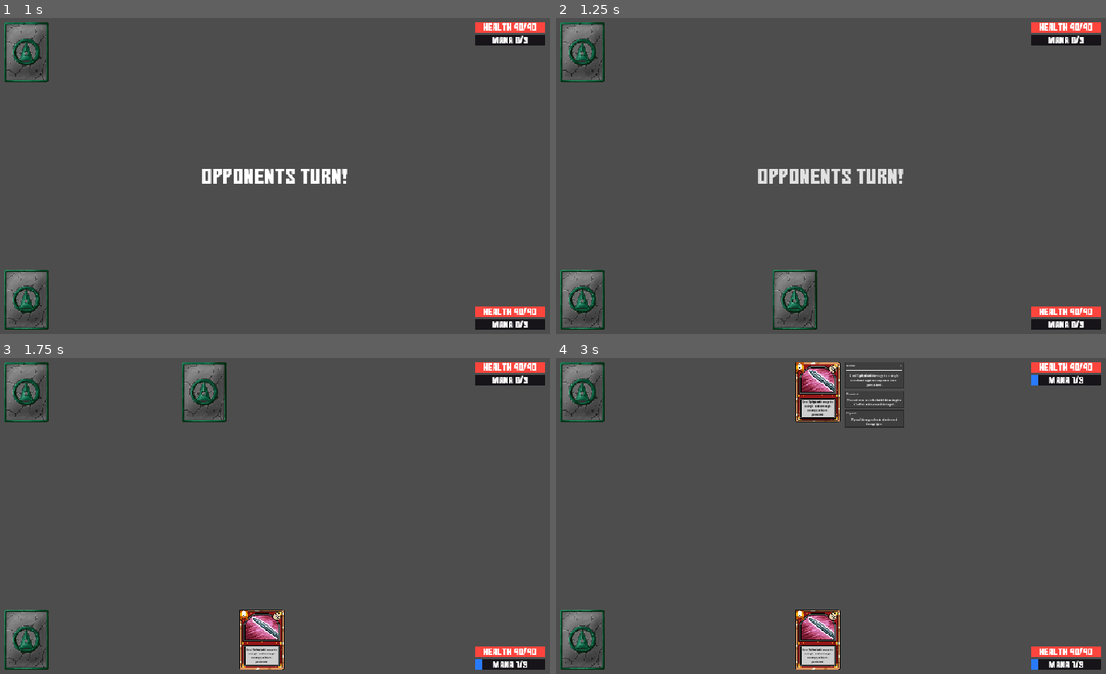
Above: before the commit, frames 1-4 (two rows, left to right).
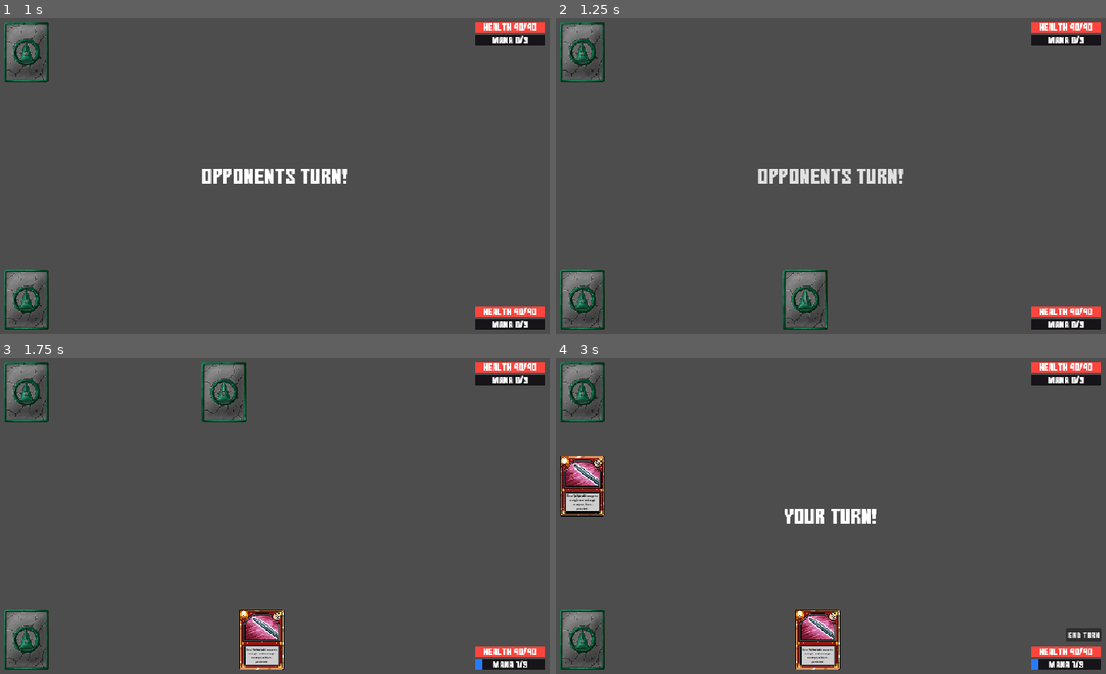
Above: after the commit, the same moments.

Repository: kieranlavelle/pixadeck
Game: Godot game, scene res://main/main.tscn
Same seed, same stepped clock (60 frames per second), same inputs: the game is played once before the commit and once after it.
Inputs (mouse positions are in pixels of both pictures, inside the frame that each line leads up to):
- Up to frame 1 (1 s): click "End Turn" at 0.5 s
- Up to frame 2 (1.25 s): no input
- Up to frame 3 (1.75 s): move the mouse to (401, 500) at 1.27 s; press the mouse at (401, 500) at 1.28 s
- Up to frame 4 (3 s): release the mouse at (957, 500) at 2 s; drag from (820, 639) to (803, 579) at 2.02 s; move the mouse to (820, 392) at 2.77 s; press the mouse at (820, 392) at 2.78 s

Frame 1 is identical in both runs. In frame 2, 1.1% of the frame differs, in the area x 39-50%, y 79-99%; in frame 3, 1.4%; in frame 4, 4.2%, in the area x 0-100%, y 1-90%.

Commit message:
Current prototype for card status

Diff:
--- a/src/battle/battle_context.gd
+++ b/src/battle/battle_context.gd
@@ -106,6 +106,8 @@
 	)
 
 	# find all cards with a status and remove them or decrement
-	# their duration.
+	# their duration for cards owned by the owner. This is important
+	# if you play a card that applies a status to their cards, they
+	# will lower theirs on their turn.
 	for card in cards:
-		card.card_status_holder.decrement_statuses()
+		card.card_status_holder.decrement_statuses(event)
--- a/src/battle/events/battle_event_queue.gd
+++ b/src/battle/events/battle_event_queue.gd
@@ -29,10 +29,8 @@
 
 
 func _resolve_event(event: BattleEvent) -> void:
+
 	for card in battle_context.get_active_cards(event):
-
-		if event.type == BattleEventType.TURN_ENDED:
-			battle_context.expire_card_statuses_for_owner(event)
 
 		for effect in card.card_data.effects:
 			# use a closure system here to disallow everything first
@@ -48,5 +46,8 @@
 			# effect can proceed
 			await effect.resolve(event, battle_context, card)
 
+	# tick statu's at turn end and after all other effects
+	if event.type == BattleEventType.TURN_ENDED:
+		battle_context.expire_card_statuses_for_owner(event)
+
 	print("Resolving event: ", event.type)
-	await get_tree().process_frame
--- a/src/card/resources/actions/apply_status_action.gd
+++ b/src/card/resources/actions/apply_status_action.gd
@@ -15,6 +15,6 @@
 		instance.applier = source
 		instance.host = target
 
-		instance.remaining_turns = 1 if status.duration == null else status.duration
+		instance.remaining_turns = status.duration
 
 		target.add_status(instance)
--- a/src/card/resources/cards/dome.tres
+++ b/src/card/resources/cards/dome.tres
@@ -22,7 +22,7 @@
 [sub_resource type="Resource" id="Resource_nssry"]
 script = ExtResource("6_xey0f")
 display_name = "stagger"
-duration = 2
+duration = 1
 metadata/_custom_type_script = "uid://byf1l8hddag4e"
 
 [sub_resource type="Resource" id="Resource_dt5gu"]
--- a/src/card/resources/cards/strike.tres
+++ b/src/card/resources/cards/strike.tres
@@ -1,64 +1,64 @@
 [gd_resource type="Resource" script_class="CardData" format=3 uid="uid://c7ib0x1vjkvrj"]
 
-[ext_resource type="Texture2D" uid="uid://dr2xuam6pmiab" path="res://assets/card_components/fire-texture-background.png" id="1_7cykr"]
-[ext_resource type="Script" uid="uid://c4otee18fs8or" path="res://src/card/resources/effect_data.gd" id="1_befcr"]
-[ext_resource type="Script" uid="uid://by78ddj4qp3w6" path="res://src/card/card_data.gd" id="1_qcscg"]
-[ext_resource type="Texture2D" uid="uid://bavkmf87xe3ju" path="res://assets/card_components/bronze-border.png" id="2_raic2"]
-[ext_resource type="Script" uid="uid://bslnyll8l7ne1" path="res://src/card/resources/types/selector_action_pair.gd" id="4_42kfe"]
-[ext_resource type="Script" uid="uid://boodsla6rwx02" path="res://src/card/resources/targeting/random_enemy_selector.gd" id="5_65w8k"]
-[ext_resource type="Texture2D" uid="uid://buf7epf87y72v" path="res://assets/card_components/bronze-flag.png" id="6_5uutn"]
-[ext_resource type="Script" uid="uid://dnmqqedo4u5ol" path="res://src/card/resources/keywords/keyword_data.gd" id="6_102ov"]
-[ext_resource type="Texture2D" uid="uid://dtkwemx52jh7g" path="res://assets/card_components/Icon25.png" id="6_raic2"]
-[ext_resource type="Resource" uid="uid://foqmfbuhhu3q" path="res://src/card/resources/keywords/persistent.tres" id="7_3c1pv"]
-[ext_resource type="Texture2D" uid="uid://bq8g60i21s8uq" path="res://assets/card_components/silver-inner-border.png" id="7_gyt0l"]
-[ext_resource type="Texture2D" uid="uid://cw5ql15j0rfag" path="res://assets/card_components/1-mana.png" id="8_d6gd4"]
-[ext_resource type="Resource" uid="uid://cwdfydpfiujmo" path="res://src/card/resources/keywords/physical_damage.tres" id="8_nd6yx"]
-[ext_resource type="Script" uid="uid://ct7d5s6hb5d40" path="res://src/card/resources/trigger_filters/trigger_filter.gd" id="9_bkahc"]
-[ext_resource type="Script" uid="uid://cyfy7740gqrhi" path="res://src/card/resources/trigger_filters/not_own_source_card.gd" id="10_42kfe"]
-[ext_resource type="Texture2D" uid="uid://clak0olg4ou31" path="res://assets/card_components/silver-medium-title.png" id="10_8835c"]
-[ext_resource type="Texture2D" uid="uid://bdlvgujlinu8n" path="res://assets/card_components/sword-type.png" id="11_42kfe"]
-[ext_resource type="Script" uid="uid://2wp824qm8k6b" path="res://src/card/resources/actions/deal_damage_action.gd" id="12_65w8k"]
+[ext_resource type="Texture2D" uid="uid://dr2xuam6pmiab" path="res://assets/card_components/fire-texture-background.png" id="1_1jv8g"]
+[ext_resource type="Texture2D" uid="uid://bavkmf87xe3ju" path="res://assets/card_components/bronze-border.png" id="2_q0lw0"]
+[ext_resource type="Script" uid="uid://c4otee18fs8or" path="res://src/card/resources/effect_data.gd" id="3_e8clm"]
+[ext_resource type="Script" uid="uid://bslnyll8l7ne1" path="res://src/card/resources/types/selector_action_pair.gd" id="4_igsjf"]
+[ext_resource type="Script" uid="uid://2wp824qm8k6b" path="res://src/card/resources/actions/deal_damage_action.gd" id="5_tcge0"]
+[ext_resource type="Script" uid="uid://boodsla6rwx02" path="res://src/card/resources/targeting/random_enemy_selector.gd" id="6_ys0m8"]
+[ext_resource type="Script" uid="uid://dnmqqedo4u5ol" path="res://src/card/resources/keywords/keyword_data.gd" id="7_sds1f"]
+[ext_resource type="Resource" uid="uid://foqmfbuhhu3q" path="res://src/card/resources/keywords/persistent.tres" id="8_0sslk"]
+[ext_resource type="Resource" uid="uid://cwdfydpfiujmo" path="res://src/card/resources/keywords/physical_damage.tres" id="9_20avx"]
+[ext_resource type="Script" uid="uid://ct7d5s6hb5d40" path="res://src/card/resources/trigger_filters/trigger_filter.gd" id="10_2akky"]
+[ext_resource type="Script" uid="uid://cyfy7740gqrhi" path="res://src/card/resources/trigger_filters/not_own_source_card.gd" id="11_gttbi"]
+[ext_resource type="Texture2D" uid="uid://buf7epf87y72v" path="res://assets/card_components/bronze-flag.png" id="12_jeskh"]
+[ext_resource type="Texture2D" uid="uid://dtkwemx52jh7g" path="res://assets/card_components/Icon25.png" id="13_0bjne"]
+[ext_resource type="Texture2D" uid="uid://bq8g60i21s8uq" path="res://assets/card_components/silver-inner-border.png" id="14_2n0px"]
+[ext_resource type="Texture2D" uid="uid://cw5ql15j0rfag" path="res://assets/card_components/1-mana.png" id="15_wx71x"]
+[ext_resource type="Script" uid="uid://by78ddj4qp3w6" path="res://src/card/card_data.gd" id="16_82qmo"]
+[ext_resource type="Texture2D" uid="uid://clak0olg4ou31" path="res://assets/card_components/silver-medium-title.png" id="17_yl863"]
+[ext_resource type="Texture2D" uid="uid://bdlvgujlinu8n" path="res://assets/card_components/sword-type.png" id="18_2fwrd"]
 
 [sub_resource type="Resource" id="Resource_damage_action"]
-script = ExtResource("12_65w8k")
+script = ExtResource("5_tcge0")
 metadata/_custom_type_script = "uid://2wp824qm8k6b"
 
 [sub_resource type="Resource" id="Resource_7j0ai"]
-script = ExtResource("5_65w8k")
+script = ExtResource("6_ys0m8")
 metadata/_custom_type_script = "uid://boodsla6rwx02"
 
 [sub_resource type="Resource" id="Resource_selector_action"]
-script = ExtResource("4_42kfe")
+script = ExtResource("4_igsjf")
 selector = SubResource("Resource_7j0ai")
 action = SubResource("Resource_damage_action")
 metadata/_custom_type_script = "uid://bslnyll8l7ne1"
 
 [sub_resource type="Resource" id="Resource_aota0"]
-script = ExtResource("10_42kfe")
+script = ExtResource("11_gttbi")
 metadata/_custom_type_script = "uid://cyfy7740gqrhi"
 
 [sub_resource type="Resource" id="Resource_gonej"]
-script = ExtResource("1_befcr")
+script = ExtResource("3_e8clm")
 name = "damage_turn_start"
 description = "deals damage to a random target enemy at enemy turn start"
 trigger_events = Array[StringName]([&"turn_started"])
-trigger_filters = Array[ExtResource("9_bkahc")]([SubResource("Resource_aota0")])
-effect_actions = Array[ExtResource("4_42kfe")]([SubResource("Resource_selector_action")])
-tooltip_keywords = Array[ExtResource("6_102ov")]([ExtResource("7_3c1pv"), ExtResource("8_nd6yx")])
+trigger_filters = Array[ExtResource("10_2akky")]([SubResource("Resource_aota0")])
+effect_actions = Array[ExtResource("4_igsjf")]([SubResource("Resource_selector_action")])
+tooltip_keywords = Array[ExtResource("7_sds1f")]([ExtResource("8_0sslk"), ExtResource("9_20avx")])
 metadata/_custom_type_script = "uid://c4otee18fs8or"
 
 [resource]
-script = ExtResource("1_qcscg")
+script = ExtResource("16_82qmo")
 id = "strike"
 card_name = "Strike"
 description = "Deal 1 [b]physical[/b] damage to a single random target enemy each turn. [i]persistent.[/i]"
-effects = Array[ExtResource("1_befcr")]([SubResource("Resource_gonej")])
-border_asset = ExtResource("2_raic2")
-inner_border_asset = ExtResource("7_gyt0l")
-mana_asset = ExtResource("8_d6gd4")
-flag_asset = ExtResource("6_5uutn")
-background_asset = ExtResource("1_7cykr")
-title_asset = ExtResource("10_8835c")
-type_asset = ExtResource("11_42kfe")
-image_asset = ExtResource("6_raic2")
+effects = Array[ExtResource("3_e8clm")]([SubResource("Resource_gonej")])
+border_asset = ExtResource("2_q0lw0")
+inner_border_asset = ExtResource("14_2n0px")
+mana_asset = ExtResource("15_wx71x")
+flag_asset = ExtResource("12_jeskh")
+background_asset = ExtResource("1_1jv8g")
+title_asset = ExtResource("17_yl863")
+type_asset = ExtResource("18_2fwrd")
+image_asset = ExtResource("13_0bjne")
 metadata/_custom_type_script = "uid://by78ddj4qp3w6"
--- a/src/card/resources/status/CardStatusData.gd
+++ b/src/card/resources/status/CardStatusData.gd
@@ -5,7 +5,7 @@
 
 @export var id: String
 @export var display_name: String
-@export var duration: int
+@export var duration: int = 1
 
 # This function basically is a way for a status to intercept ANY card effect
 # the base function allows all card effects to pass.
@@ -16,3 +16,7 @@
 	_instance: CardStatusInstance
 ) -> bool:
 	return true
+
+
+func should_tick(_event: BattleEvent, _instance: CardStatusInstance) -> bool:
+	return true
--- a/src/card/resources/status/CardStatusHolder.gd
+++ b/src/card/resources/status/CardStatusHolder.gd
@@ -13,17 +13,22 @@
 	statuses.erase(status)
 
 
-func decrement_statuses() -> void:
-	for status in statuses:
+func decrement_statuses(event: BattleEvent) -> void:
+	for i in range(statuses.size() - 1, -1, -1):
+		var status := statuses[i]
 
-		# these are permernant status'
+		# this status does not want to tick for this event
+		if not status.data.should_tick(event, status):
+			continue
+
 		if status.remaining_turns == -1:
 			continue
 
-		if status.remaining_turns == 1:
+		status.remaining_turns -= 1
+
+		if status.remaining_turns <= 0:
 			remove_status(status)
 
-		status.remaining_turns -= 1
 
 func can_resolve_effect(effect: EffectData, event: BattleEvent, context: BattleContext) -> bool:
 	for status in statuses:
--- a/src/card/resources/status/stagger_card_status.gd
+++ b/src/card/resources/status/stagger_card_status.gd
@@ -10,3 +10,14 @@
 	_instance: CardStatusInstance
 ) -> bool:
 	return false
+
+
+func should_tick(event: BattleEvent, instance: CardStatusInstance) -> bool:
+
+	# Only decrement on turn_end
+	if event.type != BattleEventType.TURN_ENDED:
+		return false
+
+	# Tick after the opponent who does not own the host card
+	# turns end
+	return event.owner == instance.host.owner_combatant
--- a/src/combatant/controllers/ai_controller.gd
+++ b/src/combatant/controllers/ai_controller.gd
@@ -19,8 +19,10 @@
 	var dropzone: CardDropZone = get_tree().get_first_node_in_group("CardDropZone")
 
 	if len(combatant.hand.cards) > 0:
-		for card in combatant.hand.cards:
-			combatant._request_to_play_card(card, dropzone)
+		# duplicate the array as ..hand.cards may alter while we play
+		var hand_copy: Array[Card] = combatant.hand.cards.duplicate()
+		for card in hand_copy:
+			await combatant._request_to_play_card(card, dropzone)
 
 	# if we got here, the AI has tried to play every card in hand
 	ai_turn_ended.emit()
